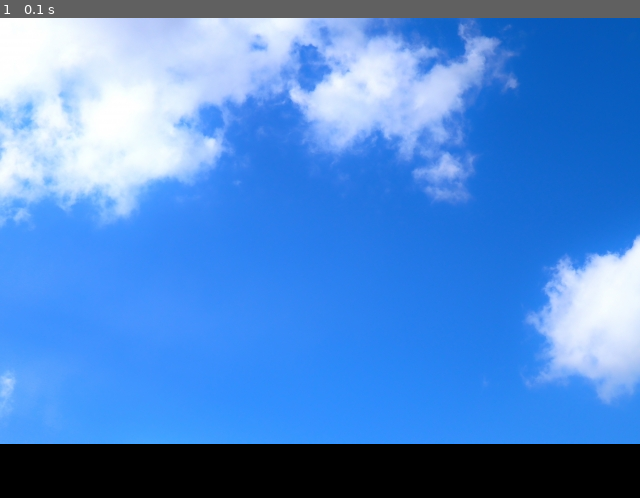
Above: before the commit, frame 1.
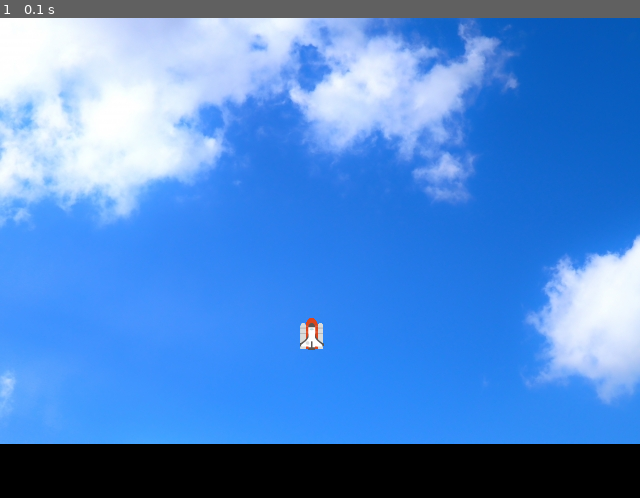
Above: after the commit, the same moment.

Repository: pheni-18/pygame-practice
Game: pygame game, started from app.py
Two runs of this game, one before a commit and one after it. Both use one fixed random seed, a clock stepped at 60 frames per second and the inputs below.
Inputs:
- Up to frame 1 (0.1 s): no input

The runs differ from the first frame. In frame 1, 0.2% of the frame differs, in the area x 46-51%, y 62-70%.

Commit message:
Add player

Diff:
--- a/app.py
+++ b/app.py
@@ -10,8 +10,8 @@
 
 screen = pg.display.set_mode((640, 480))
 
-icon_path = os.path.join(IMAGE_DIR, 'icon.png')
-icon_image = pg.image.load(icon_path)
+icon_image_path = os.path.join(IMAGE_DIR, 'icon.png')
+icon_image = pg.image.load(icon_image_path)
 pg.display.set_icon(icon_image)
 pg.display.set_caption('Pygame Practice')
 # pg.mouse.set_visible(False)
@@ -21,11 +21,21 @@
 screen.blit(background_image, (0, 0))
 pg.display.flip()
 
-running = True
-while running:
-    for even in pg.event.get():
-        if even.type == pg.QUIT:
-            running = False
+player_image_path = os.path.join(IMAGE_DIR, 'icon.png')
+player_image = pg.image.load(player_image_path)
+
+
+stop = False
+while not stop:
+    for event in pg.event.get():
+        if event.type == pg.QUIT:
+            stop = False
+        elif event.type == pg.KEYDOWN:
+            if event.key == pg.K_ESCAPE:
+                stop = True
+
+    screen.blit(player_image, (300, 300))
+    pg.display.update()
 
 
 pg.quit()
